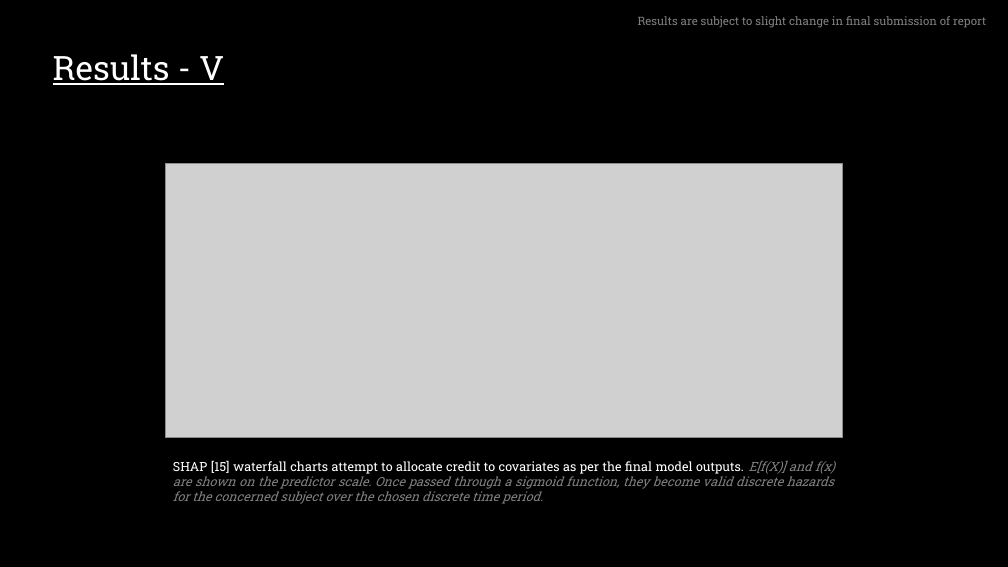
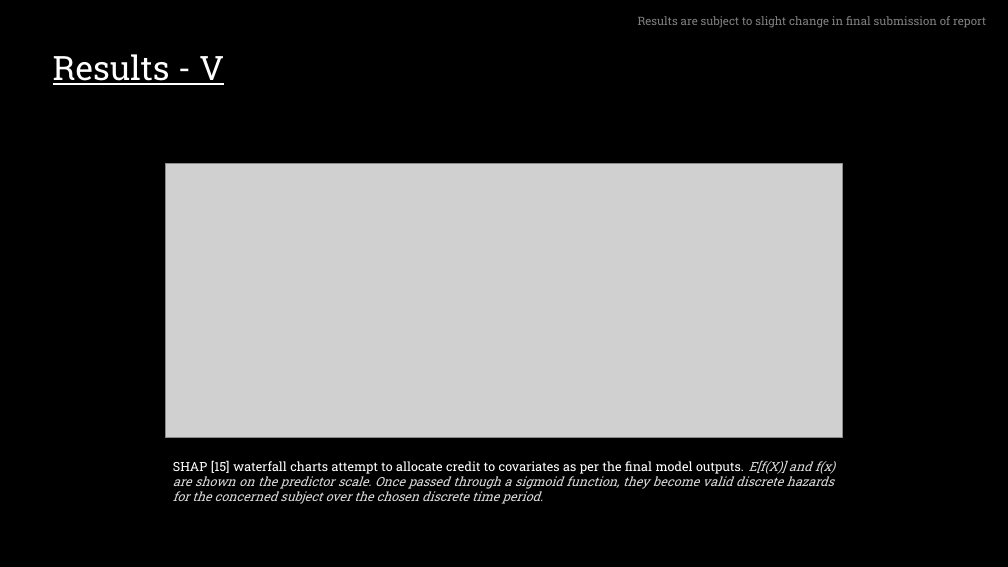
Before and after one commit to sourasen1011/UoE_Research_Project_2023, a slide deck: slide 12 of presentations/powerpoint_presentation/my_presentation.pptx. Drawn at 1008x567 pixels with LibreOffice and Linux fonts; fonts in the diff are those of the drawing; grey boxes stand for pictures. Boxes give left, top, right and bottom in pixels: in the first picture for what was removed or moved away, otherwise in the second. Text is boxed around its words. In the diff, an @@ line names an element or a change of style, - is before the commit and + after.

```diff
--- a/presentations/powerpoint_presentation/my_presentation.pptx
+++ b/presentations/powerpoint_presentation/my_presentation.pptx
@@ text "SHAP [15] waterfall charts attempt ..." at [173, 460, 835, 504]: text colour #808080 to #D9D9D9 in "E[f(X)] and f(x) are shown on the ..." @@
```
Also in this commit, not shown: 9 other slides changed, 1 other file.
